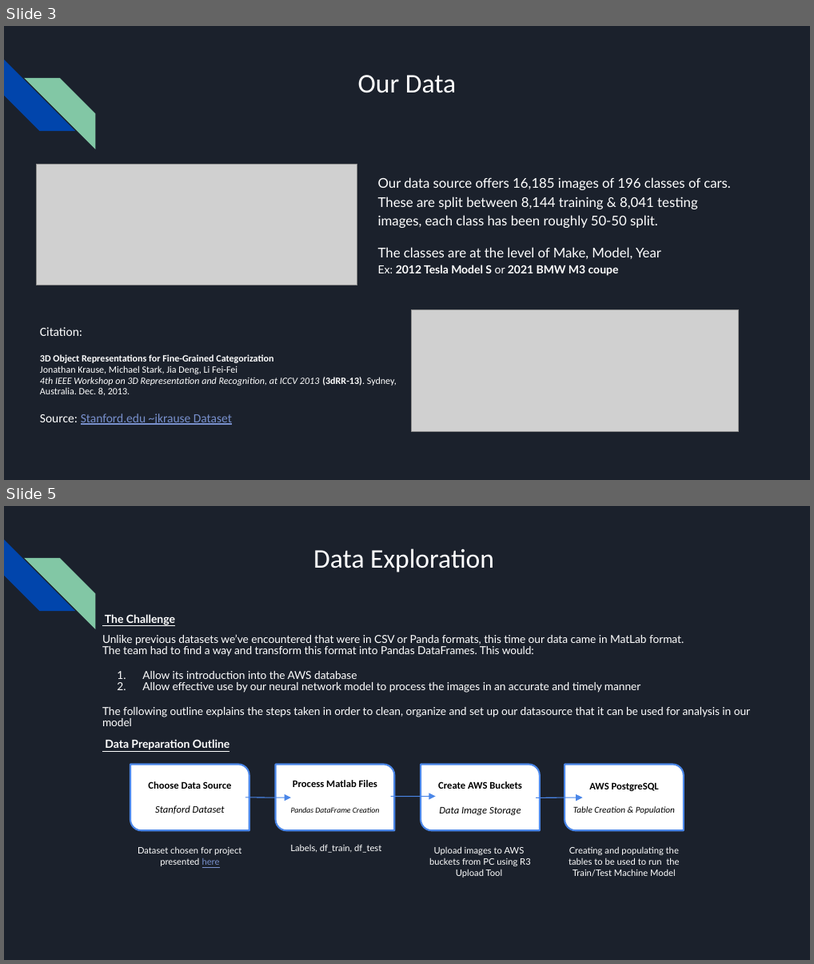
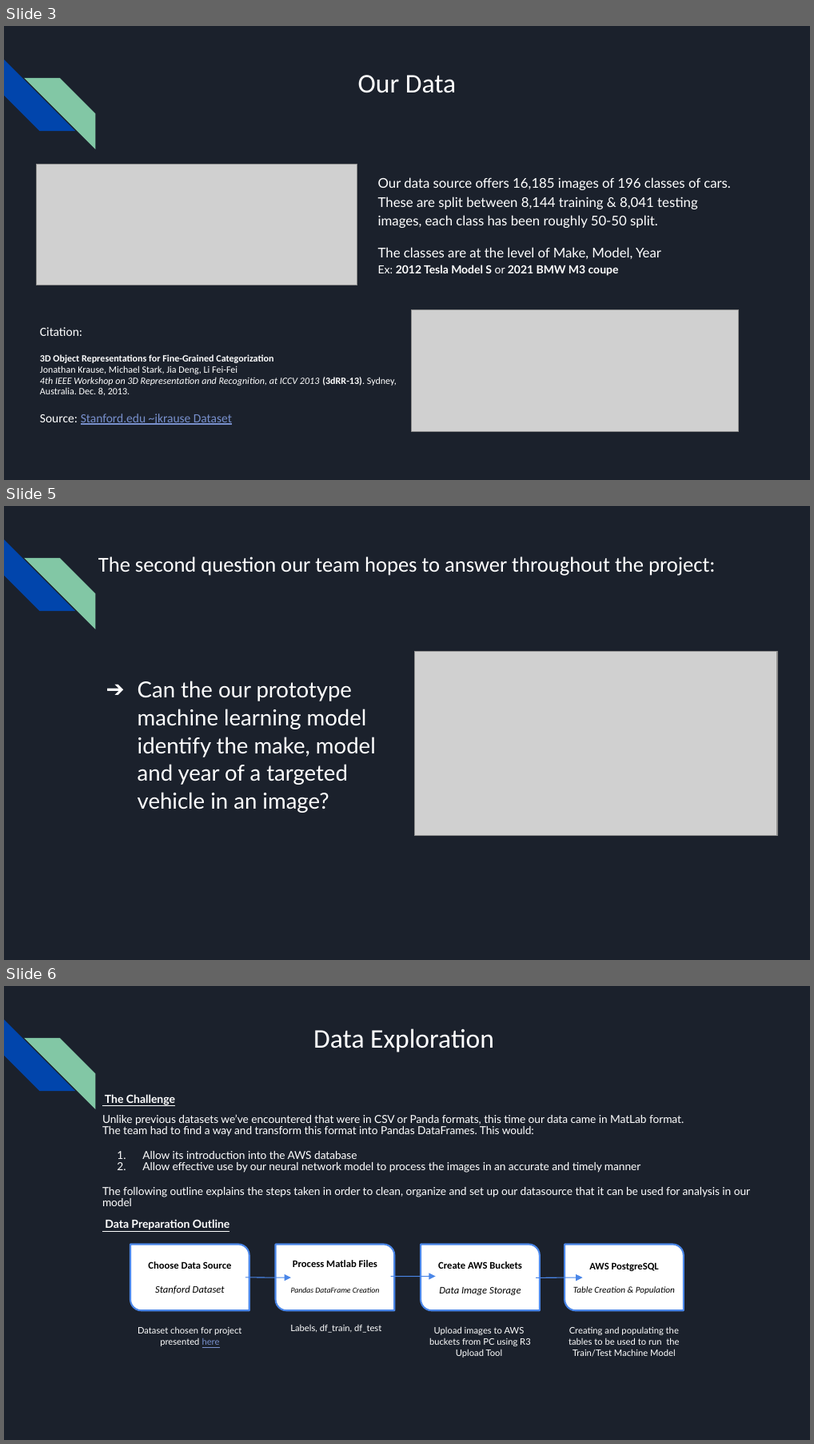
Before and after one commit to jillibus/Vechicle-Identification, a slide deck: Vehicle Identification Draft.pptx. Shown one above the other, each under a label of ours: slides 3 and 5 before the commit, slides 3, 5 and 6 after it; the slides between them are not shown. The pictures are 814x964 and 814x1444 pixels, drawn with LibreOffice and Linux fonts; fonts in the diff are those of the drawing; grey boxes stand for pictures. Boxes give left, top, right and bottom in pixels: in the first picture for what was removed or moved away, otherwise in the second. Text is boxed around its words. In the diff, an @@ line names an element or a change of style, - is before the commit and + after.

```diff
--- a/Vehicle Identification Draft.pptx
+++ b/Vehicle Identification Draft.pptx
@@ slide 5 added at <box>4,506,810,960</box>, background #1B212C; not listed: 2 template elements that a slide beside it also shows @@
@@ title added at <box>98,556,716,576</box>, 19 pt, text #FFFFFF @@
+The second question our team hopes to answer throughout the project:
@@ picture added at <box>415,651,778,836</box> @@
@@ text added at <box>138,680,376,812</box>, 19.7 pt, text #FFFFFF @@
+➔ Can the our prototype machine learning model identify the make, model and year of a targeted vehicle in an image?
@@ what was slide 5 is now slide 6 @@
```
Also in this commit, not shown: 4 slides changed, 1 other slide added, 2 slides removed.
